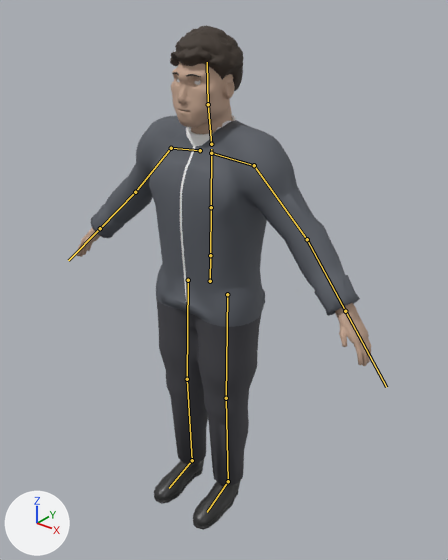
A saved change to the glTF model src/decision_pitch/web/figures/figure.glb.
The view is the same before and after, from a 50 mm camera at (1.317, -1.55, 1.965) aimed at (0.042, 0.043, 0.977). The axes (+X, +Y, +Z) are drawn at lower left. The lights are the same throughout. The picture after the commit comes second. The bones that change, and the others that lie on the model, are drawn over the model as lines.

Objects in the first picture: 'body', 'coat', 'eyes', 'hair_bun', 'hair_buzz', 'hair_curly', 'hair_short', 'hair_swept'.
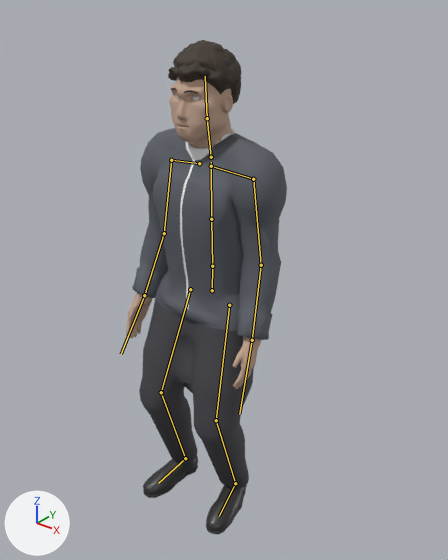
The newer file adds an action. The first version stands in its rest pose; the second is drawn at frame 54 of the action 'idle_look'.

What differs and where, as boxes (x1, y1, x2, y2) in the pictures (448 x 560 px):
'coat', posed (42% narrower)
    before: (91, 115, 360, 485)
    after: (132, 127, 287, 489)
'body', posed
    before: (77, 62, 371, 530)
    after: (126, 77, 261, 534)
'hair_curly', posed
    before: (170, 25, 243, 91)
    after: (168, 40, 241, 104)
'hair_swept', posed (8% shorter)
    before: (176, 31, 234, 82)
    after: (176, 46, 232, 93)
bone 'hips', root to tip
    before: (210, 281) to (210, 256)
    after: (212, 290) to (212, 266)
bone 'chest', root to tip
    before: (211, 207) to (211, 149)
    after: (211, 219) to (211, 162)
bone 'upper_arm_L', root to tip
    before: (254, 165) to (307, 239)
    after: (253, 179) to (261, 265)
bone 'forearm_L', root to tip
    before: (307, 239) to (345, 311)
    after: (261, 265) to (252, 340)
bone 'hand_L', root to tip
    before: (345, 311) to (386, 387)
    after: (252, 340) to (239, 414)
bone 'upper_arm_R', root to tip
    before: (171, 148) to (135, 192)
    after: (171, 160) to (164, 233)
bone 'forearm_R', root to tip
    before: (135, 192) to (100, 228)
    after: (164, 233) to (144, 295)
bone 'hand_R', root to tip
    before: (100, 228) to (68, 260)
    after: (144, 295) to (121, 354)
bone 'thigh_L', root to tip
    before: (227, 294) to (226, 398)
    after: (229, 305) to (216, 420)
bone 'shin_L', root to tip
    before: (226, 398) to (228, 481)
    after: (216, 420) to (235, 483)
bone 'foot_L', root to tip
    before: (228, 481) to (207, 512)
    after: (235, 483) to (219, 516)
bone 'thigh_R', root to tip
    before: (188, 280) to (187, 379)
    after: (190, 289) to (161, 392)
bone 'shin_R', root to tip
    before: (187, 379) to (192, 460)
    after: (161, 392) to (185, 458)
bone 'foot_R', root to tip
    before: (192, 460) to (169, 488)
    after: (185, 458) to (158, 483)

What the commit changed:
Bone 'hips' (bone_hips) moves from (0.0, 0.0, 0.0) to (0.006, -0.039, -0.007).
Bone 'hips' (bone_hips) turns from (0, 0, 0) to (2, -1, -1) degrees about its own x, y and z.
Bone 'chest' (bone_chest) turns from (0, 0, 0) to (-1, 0, 0) degrees about its own x, y and z.
Bone 'upper_arm_L' (bone_upper_arm_l) turns from (0, 0, 0) to (5, 5, -36) degrees about its own x, y and z.
Bone 'forearm_L' (bone_forearm_l) turns from (0, 0, 0) to (6, 0, 0) degrees about its own x, y and z.
Bone 'hand_L' (bone_hand_l) turns from (0, 0, 0) to (6, -15, 0) degrees about its own x, y and z.
Bone 'upper_arm_R' (bone_upper_arm_r) turns from (0, 0, 0) to (5, -5, 36) degrees about its own x, y and z.
Bone 'forearm_R' (bone_forearm_r) turns from (0, 0, 0) to (6, 0, 0) degrees about its own x, y and z.
Bone 'hand_R' (bone_hand_r) turns from (0, 0, 0) to (6, 15, 0) degrees about its own x, y and z.
Bone 'thigh_L' (bone_thigh_l) turns from (0, 0, 0) to (-17, -11, -2) degrees about its own x, y and z.
Bone 'shin_L' (bone_shin_l) turns from (0, 0, 0) to (31, 0, -1) degrees about its own x, y and z.
Bone 'foot_L' (bone_foot_l) turns from (0, 0, 0) to (-16, -2, 2) degrees about its own x, y and z.
Bone 'thigh_R' (bone_thigh_r) turns from (0, 0, 0) to (-19, 11, 1) degrees about its own x, y and z.
Bone 'shin_R' (bone_shin_r) turns from (0, 0, 0) to (31, 0, 1) degrees about its own x, y and z.
Bone 'foot_R' (bone_foot_r) turns from (0, 0, 0) to (-13, 1, -3) degrees about its own x, y and z.
